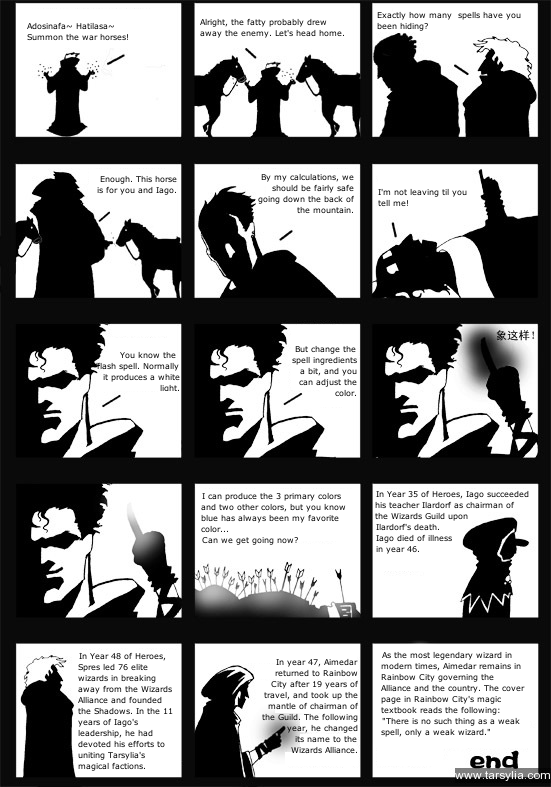
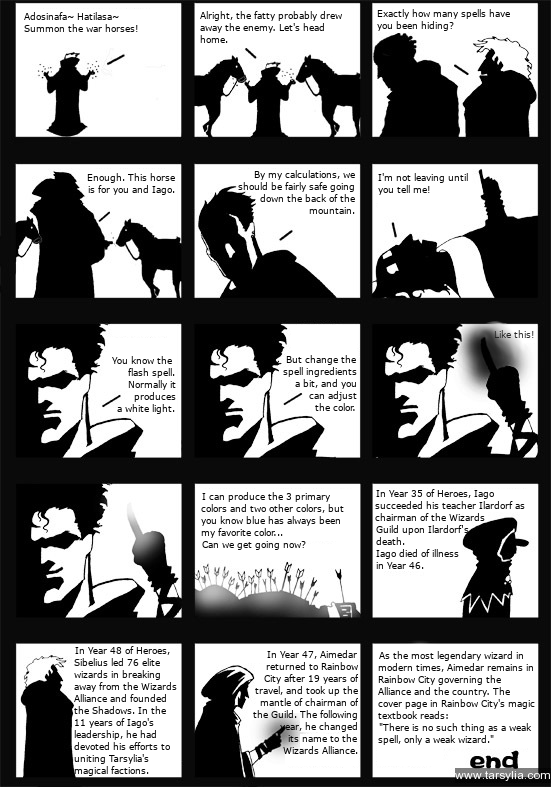
Two versions of the same layered image (551×787). Layer-by-layer changes:
painted on "Adosinafa~ Hatilasa~ ..." over [24, 12, 138, 41]
painted on "Alright, the fatty probably dr..." over [200, 11, 344, 43]
renamed "Exactly how many spells have ..." to "Exactly how many spells have y...", painted on it over [377, 9, 521, 31]
painted on "Enough. This horse is for you ..." over [87, 173, 177, 195]
painted on "By my calculations, we should ..." over [238, 170, 355, 214]
renamed "I'm not leaving til you tell m..." to "I'm not leaving until you tell...", painted on it over [378, 173, 468, 207]
painted on "You know the ..." over [97, 351, 180, 414]
painted on "But change the spell ingredien..." over [283, 345, 357, 411]
painted on "I can produce the 3 primary co..." over [201, 492, 346, 550]
painted on "In Year 35 of Heroes, Iago suc..." over [375, 489, 529, 569]
renamed "In Year 48 of Heroes, Spres le..." to "In Year 48 of Heroes, Sibelius...", painted on it over [74, 646, 177, 776]
renamed "In year 47, Aimedar returned t..." to "In Year 47, Aimedar returned t...", painted on it over [253, 650, 358, 754]
painted on "As the most legendary wizard i..." over [378, 651, 535, 745]
added layer "Like this!" above "tales-of-tarsylia-chapter03-dipai-010.jpg" over [494, 330, 534, 338]
painted on "tales-of-tarsylia-chapter03-dipai-010.jpg" over [475, 321, 536, 363]
